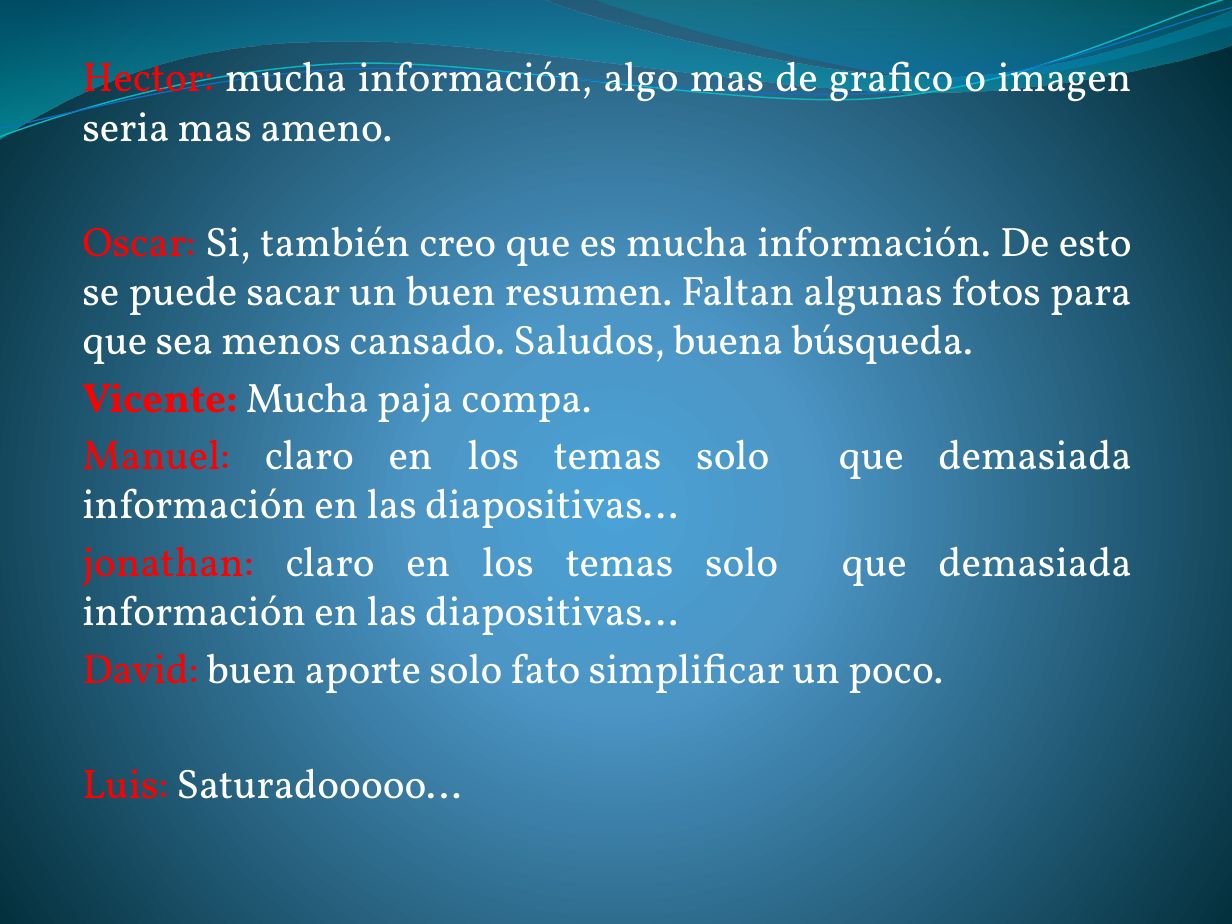
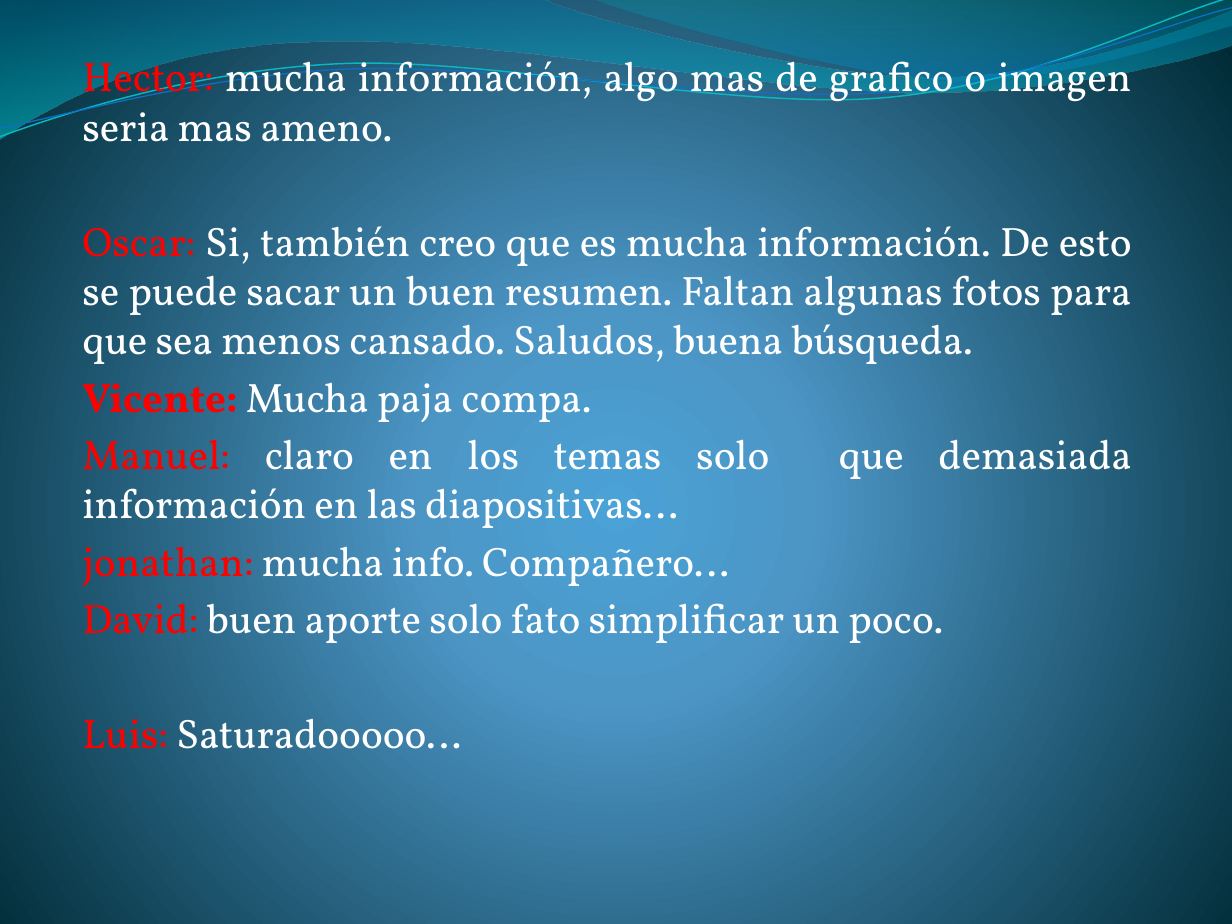
Before and after one commit to lc850/auditoria, a slide deck: slide 22 of Metodología para el desarrollo e implantación en la.pptx. Drawn at 1232x924 pixels with LibreOffice and Linux fonts; fonts in the diff are those of the drawing. Boxes give left, top, right and bottom in pixels: in the first picture for what was removed or moved away, otherwise in the second. Text is boxed around its words. In the diff, an @@ line names an element or a change of style, - is before the commit and + after.

Commit message:
qkhj

```diff
--- a/Metodología para el desarrollo e implantación en la.pptx
+++ b/Metodología para el desarrollo e implantación en la.pptx
@@ subtitle at box(82, 546, 729, 586): text changed @@
-jonathan: claro en los temas solo que demasiada información en las diapositivas…
+jonathan: mucha info. Compañero…
```
